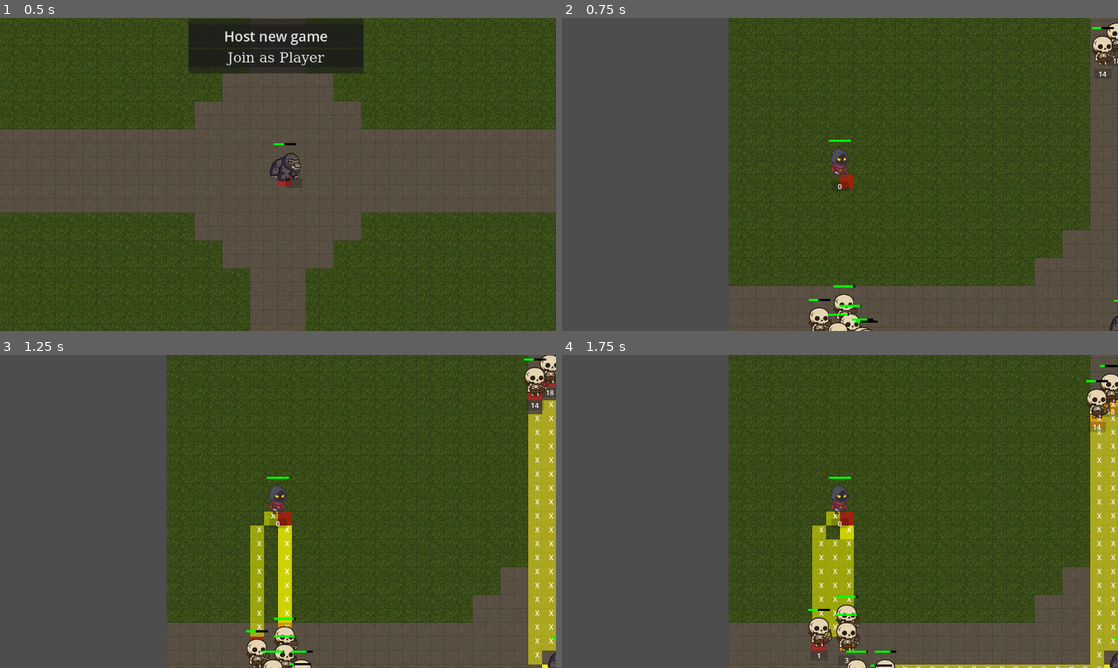
Above: before the commit, frames 1-4 (two rows, left to right).
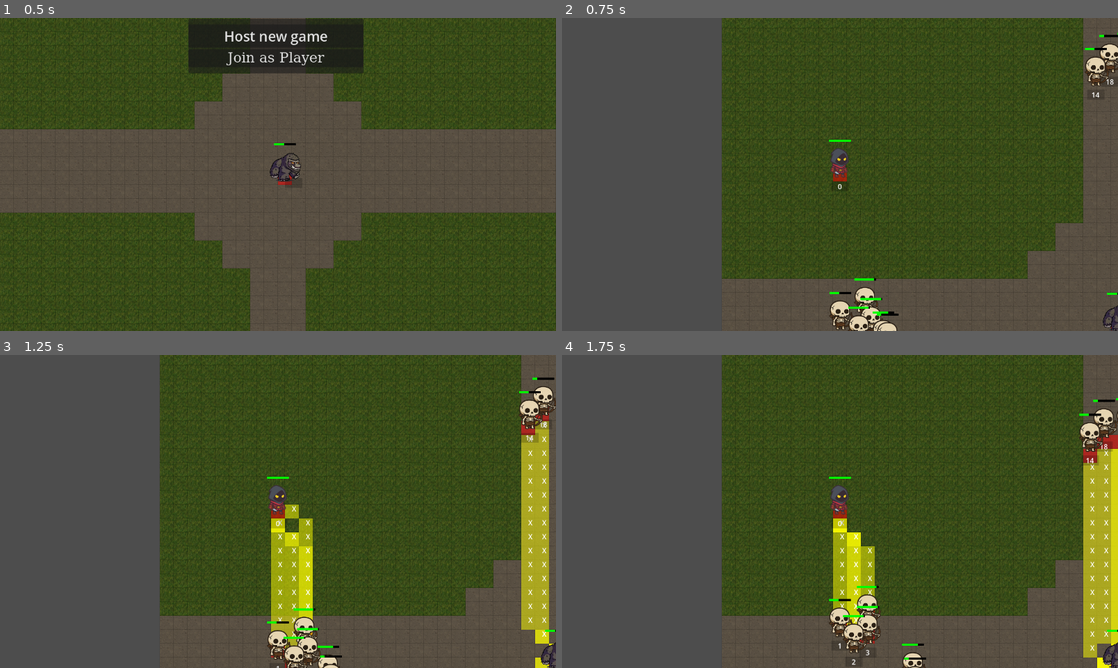
Above: after the commit, the same moments.

Repository: LucasJappert/moomoo-lan-party
Game: Godot game, scene res://scenes/game_manager_scene.tscn
The game is run twice, just before and just after one commit, with the same random seed, the same clock (stepped at 60 frames per second) and the same inputs.
Inputs (mouse positions are in pixels of both pictures, inside the frame that each line leads up to):
- Up to frame 1 (0.5 s): no input
- Up to frame 2 (0.75 s): click "Host new game" at 0.5 s
- Up to frame 3 (1.25 s): no input
- Up to frame 4 (1.75 s): tap Enter at 1.25 s; move the mouse to (962, 495) at 1.27 s; click (962, 495) at 1.42 s

Frame 1 is identical in both runs. In frame 2, 7.7% of the frame differs, in the area x 28-100%, y 0-100%; in frame 3, 13%; in frame 4, 13%.

Commit message:
minor improvements on pathfindings

Diff:
--- a/scripts/controllers/enemies_waves_controller.gd
+++ b/scripts/controllers/enemies_waves_controller.gd
@@ -3,7 +3,7 @@
 static func start_wave(wave: int) -> void:
 	print("Wave " + str(wave) + " started!")
 
-	const TILES_DISTANCE = 10
+	const TILES_DISTANCE = 9
 	const ENEMIES_BY_ZONE = 6
 	var counter = 0
 	var moomoo_position = GameManager.moomoo.global_position
@@ -14,6 +14,6 @@
 				counter += 1
 				var enemy: Enemy = EnemyFactory.get_skeleton_archer()
 				var random_noise = Vector2(randi_range(-64, 64), randi_range(-64, 64))
-				enemy.position = moomoo_position + direction * TILES_DISTANCE * 64 + random_noise
+				enemy.global_position = moomoo_position + direction * TILES_DISTANCE * 64 + random_noise
 				enemy.id = counter
 				GameManager.add_enemy(enemy)
--- a/scripts/entity/entity.gd
+++ b/scripts/entity/entity.gd
@@ -50,11 +50,11 @@
 
 		current_cell = AStarGridManager.world_to_cell(global_position)
 		var next_target_cell = current_path[0]
-		if current_cell == next_target_cell:
-			current_path.remove_at(0)
 
-		# Return when next target cell is blocked
+
 		if AStarGridManager.astar_grid.is_point_solid(next_target_cell):
+			 # Update the path and return when next target cell is blocked
+			_update_path()
 			return
 		AStarGridManager.set_cell_blocked(current_cell, false)
 		AStarGridManager.set_cell_blocked(next_target_cell, true)
@@ -78,6 +78,9 @@
 	var result = area_attack.overlaps_body(target_entity)
 	return result
 
+func _update_path():
+	pass
+
 func die():
 	queue_free()
 
--- a/scripts/entity/moomoo.gd
+++ b/scripts/entity/moomoo.gd
@@ -4,4 +4,5 @@
 
 func _ready():
 	super._ready()
+	global_position = AStarGridManager.cell_to_world(Vector2i(20, 11))
 	pass
--- a/scripts/entity/player.gd
+++ b/scripts/entity/player.gd
@@ -9,8 +9,11 @@
 	player_id = value
 	name = str(player_id)
 
+func get_input_synchronizer(): return %InputSynchronizer
+
 func _ready():
 	super._ready()
+	global_position = AStarGridManager.cell_to_world(Vector2i(0, 0))
 	mov_speed = 200
 	if player_id == multiplayer.get_unique_id():
 		MyCamera.create_camera(self)
@@ -18,6 +21,9 @@
 func _server_verify_right_click_mouse_pos(_delta: float):
 	if right_click_mouse_pos != %InputSynchronizer.right_click_mouse_pos:
 		right_click_mouse_pos = %InputSynchronizer.right_click_mouse_pos
-		var from_cell = AStarGridManager.world_to_cell(target_pos if target_pos != null else global_position)
-		var to_cell = AStarGridManager.world_to_cell(right_click_mouse_pos)
-		current_path = AStarGridManager.find_path(from_cell, to_cell)
+		_update_path()
+
+func _update_path():
+	var from_cell = AStarGridManager.world_to_cell(target_pos if target_pos != null else global_position)
+	var to_cell = AStarGridManager.world_to_cell(right_click_mouse_pos)
+	current_path = AStarGridManager.find_path(from_cell, to_cell)
--- a/scripts/game_manager.gd
+++ b/scripts/game_manager.gd
@@ -15,7 +15,6 @@
 	GameManager.moomoo_node = $Moomoo
 
 	GameManager.moomoo = MOOMOO_SCENE.instantiate()
-	GameManager.moomoo.global_position = Vector2(32 * 20 + 16, 32 * 11 + 16)
 	GameManager.moomoo_node.add_child(GameManager.moomoo)
 
 	AStarGridManager.set_cell_blocked_from_world(GameManager.moomoo.global_position, true)
@@ -25,8 +24,9 @@
 
 func _spawn_custom(data: Dictionary) -> Node:
 	var player = PLAYER_SCENE.instantiate()
-	player.set_player_id(data["player_id"])
-	player.get_node("InputSynchronizer").set_multiplayer_authority(data["player_id"])
+	var player_id: int = data["player_id"]
+	player.set_player_id(player_id)
+	player.get_input_synchronizer().set_multiplayer_authority(player_id)
 	return player
 
 
--- a/scripts/grid_debugger.gd
+++ b/scripts/grid_debugger.gd
@@ -5,6 +5,11 @@
 @export var font: Font
 @export var solid_cell_color: Color = Color(1, 0, 0, 0.5)
 const _PRINT_COORDINATES := false
+
+func _ready():
+	if get_multiplayer_authority() != multiplayer.get_unique_id():
+		set_process(false)
+		set_physics_process(false)
 
 func _process(_delta):
 	queue_redraw()
--- a/scripts/helpers/AStarGridManager.gd
+++ b/scripts/helpers/AStarGridManager.gd
@@ -33,9 +33,11 @@
 func find_path(start: Vector2i, end: Vector2i) -> Array[Vector2i]:
 	if not astar_grid.is_in_boundsv(start) or not astar_grid.is_in_boundsv(end):
 		return []
-	var path = astar_grid.get_id_path(start, end, true)
-	if path.size() == 1 and path[0] == start:
+	var path: Array[Vector2i] = astar_grid.get_id_path(start, end, true)
+	if path.is_empty():
 		return []
+
+	path.remove_at(0) # Remove start from path
 	return path
 
 func world_to_cell(pos: Vector2) -> Vector2i:
--- a/scripts/multiplayer_manager.gd
+++ b/scripts/multiplayer_manager.gd
@@ -29,7 +29,7 @@
 
 func _add_player_to_game(id):
 	var spawn_data = {
-		"player_id": id,
+		"player_id": id
 	}
 	var main = get_tree().get_root().get_node("Main")
 	var new_player = main.player_spawner.spawn(spawn_data)
